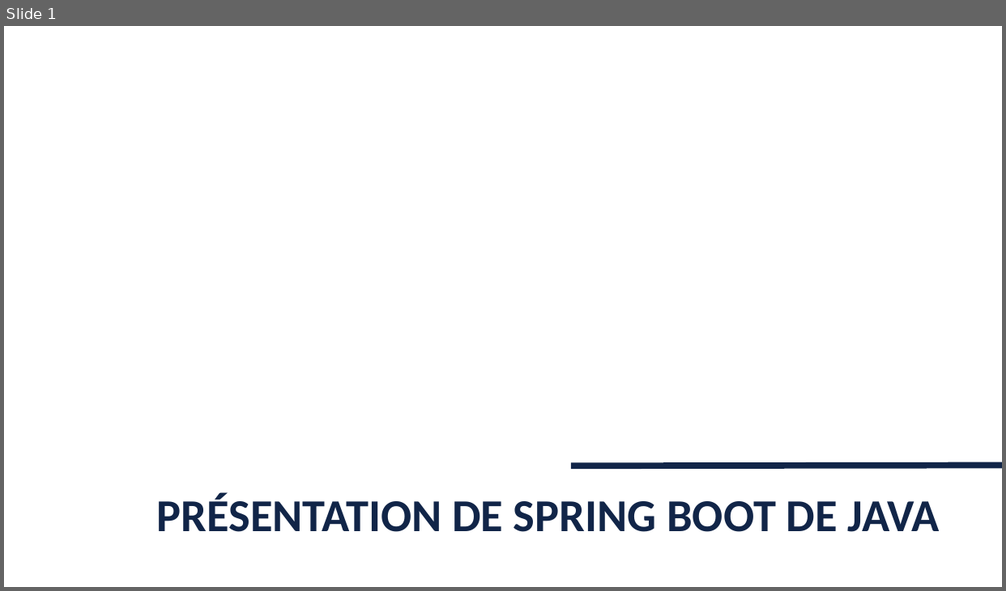
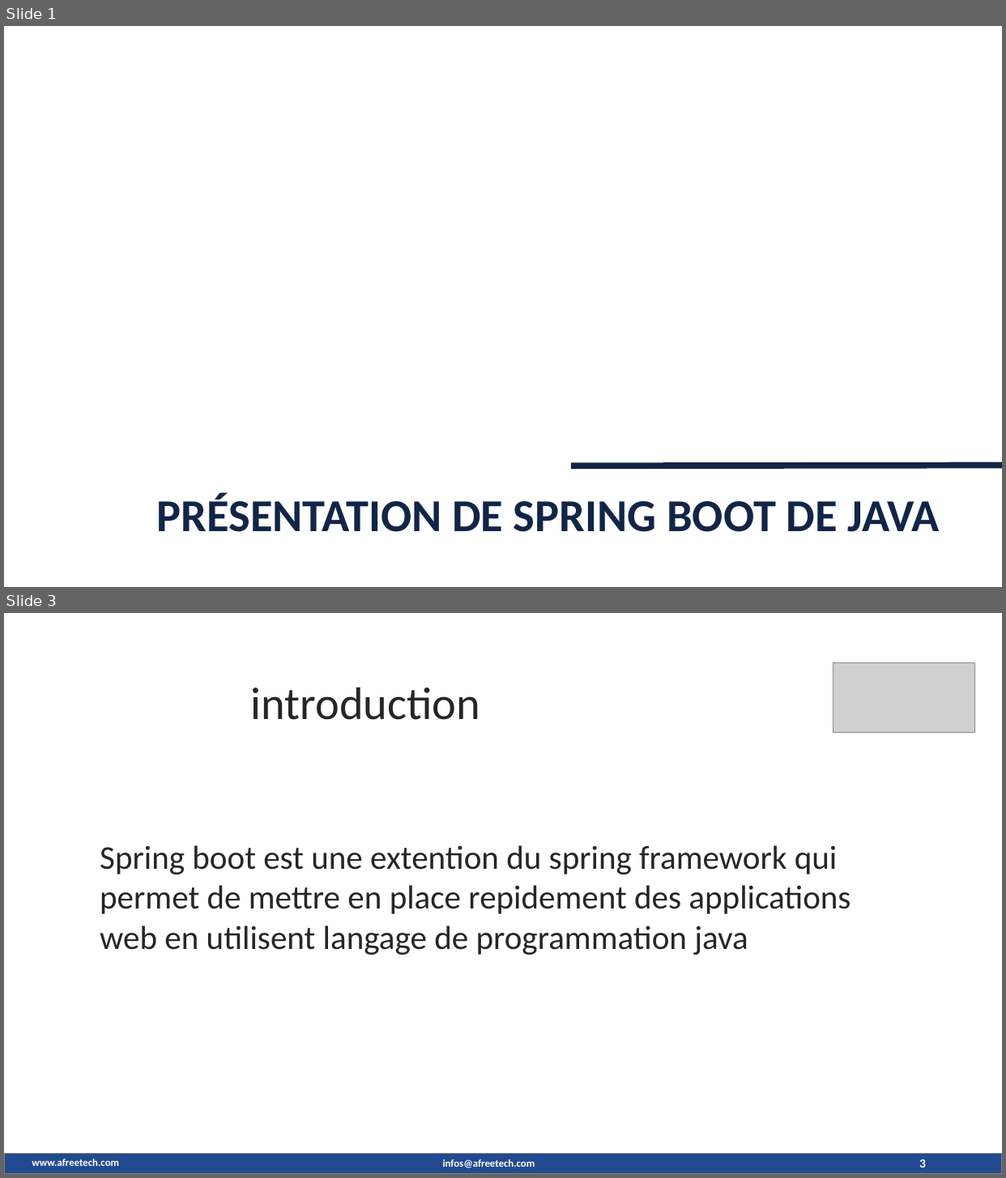
Before and after one commit to maximedorlin/maximedorlin, a slide deck: sprint boot.pptx. Shown one above the other, each under a label of ours: slide 1 before the commit, slides 1 and 3 after it; the slides between them are not shown. The pictures are 1006x591 and 1006x1178 pixels, drawn with LibreOffice and Linux fonts; fonts in the diff are those of the drawing; grey boxes stand for pictures; background and template pictures are left out. Boxes give left, top, right and bottom in pixels: in the first picture for what was removed or moved away, otherwise in the second. Text is boxed around its words. In the diff, an @@ line names an element or a change of style, - is before the commit and + after.

```diff
--- a/sprint boot.pptx
+++ b/sprint boot.pptx
@@ slide 3 added at (4, 613, 1002, 1174), background picture (left out) @@
@@ picture added at (833, 663, 975, 733) @@
@@ text added at (251, 687, 480, 720), 44 pt, text #262626 @@
+introduction
@@ text added at (100, 845, 850, 955), 32 pt, text #262626 @@
+Spring boot est une extention du spring framework qui permet de mettre en place repidement des applications web en utilisent langage de programmation java
@@ rectangle added at (4, 1153, 1002, 1174), fill #224A90, outline #818182 1 pt @@
@@ text added at (32, 1159, 119, 1166), 10 pt, text #FFFFFF, bold @@
+www.afreetech.com
@@ text added at (443, 1160, 535, 1169), 10 pt, text #FFFFFF, bold @@
+infos@afreetech.com
@@ page number added at (919, 1160, 926, 1168), 12 pt, text #FFFFFF, bold @@
+3
```
Also in this commit, not shown: 10 slides changed, 4 other slides added, 4 slides removed.
